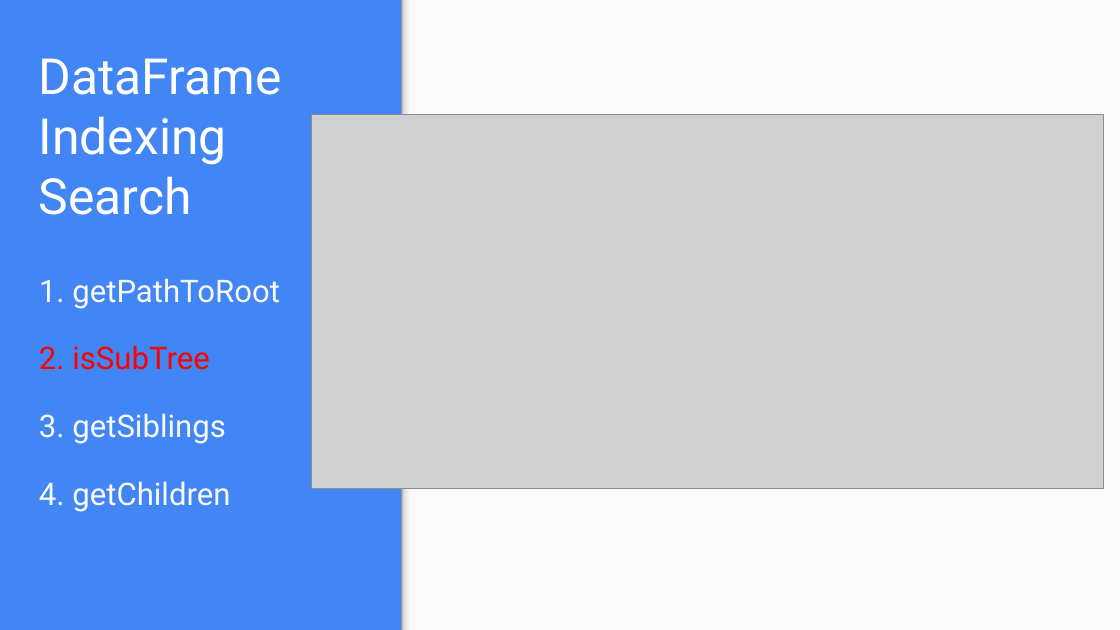
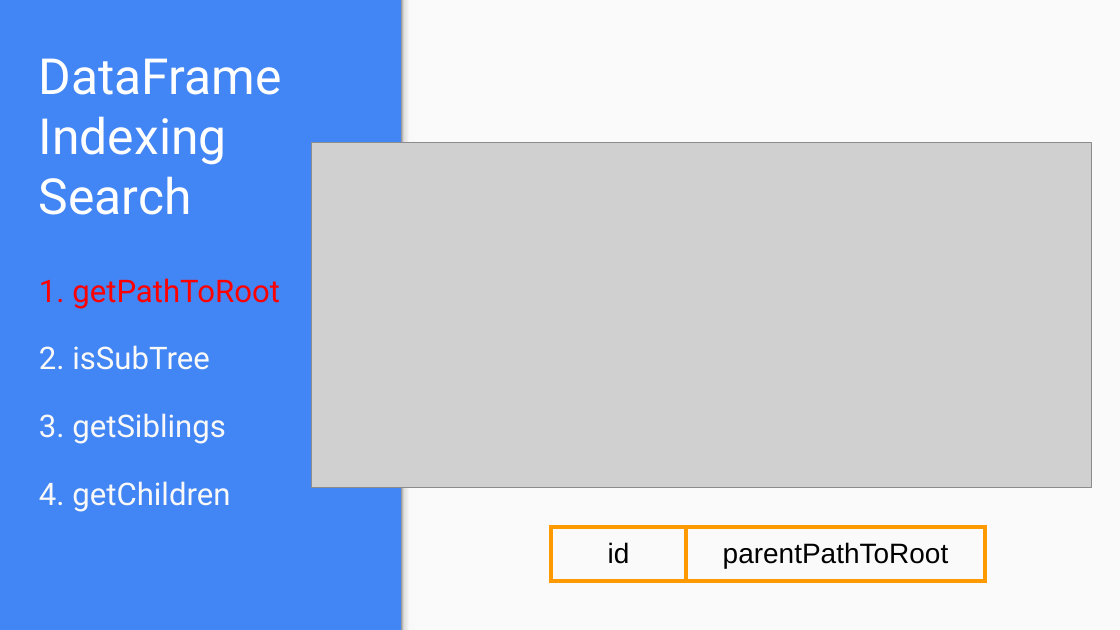
Before and after one commit to Houzl/CSYE7200FinalProject, a slide deck: slide 23 of CSYE7200 Scala Final Presentation Slides.pptx (slide 24 before the commit). Drawn at 1120x630 pixels with LibreOffice and Linux fonts; fonts in the diff are those of the drawing; grey boxes stand for pictures. Boxes give left, top, right and bottom in pixels: in the first picture for what was removed or moved away, otherwise in the second. Text is boxed around its words. In the diff, an @@ line names an element or a change of style, - is before the commit and + after.

```diff
--- a/CSYE7200 Scala Final Presentation Slides.pptx
+++ b/CSYE7200 Scala Final Presentation Slides.pptx
@@ picture: place and size @@
-picture at (311,114,1103,488)
+picture at (311,142,1091,487)
@@ text at (39,278,280,370): text colour #F9F9F9 to #FF0000 in "1. getPathToRoot"; text colour #FF0000 to #F9F9F9 in "2. isSubTree" @@
@@ table added at (551,528,986,584), 1 rows, 2 columns @@
+id | parentPathToRoot
```
Also in this commit, not shown: 17 other slides changed, 1 slide added.
